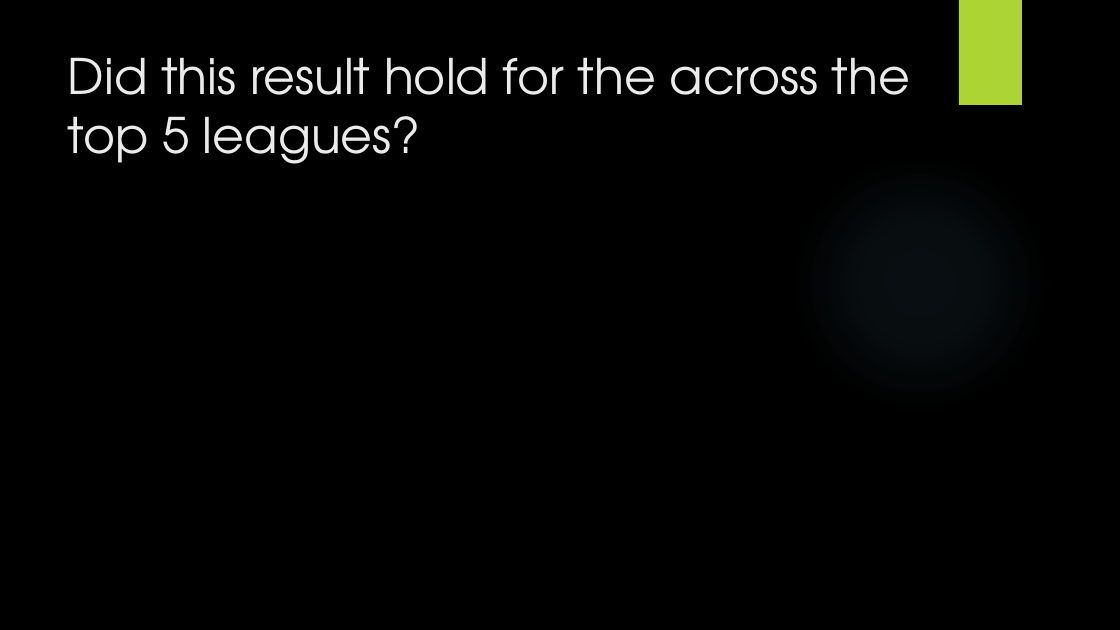
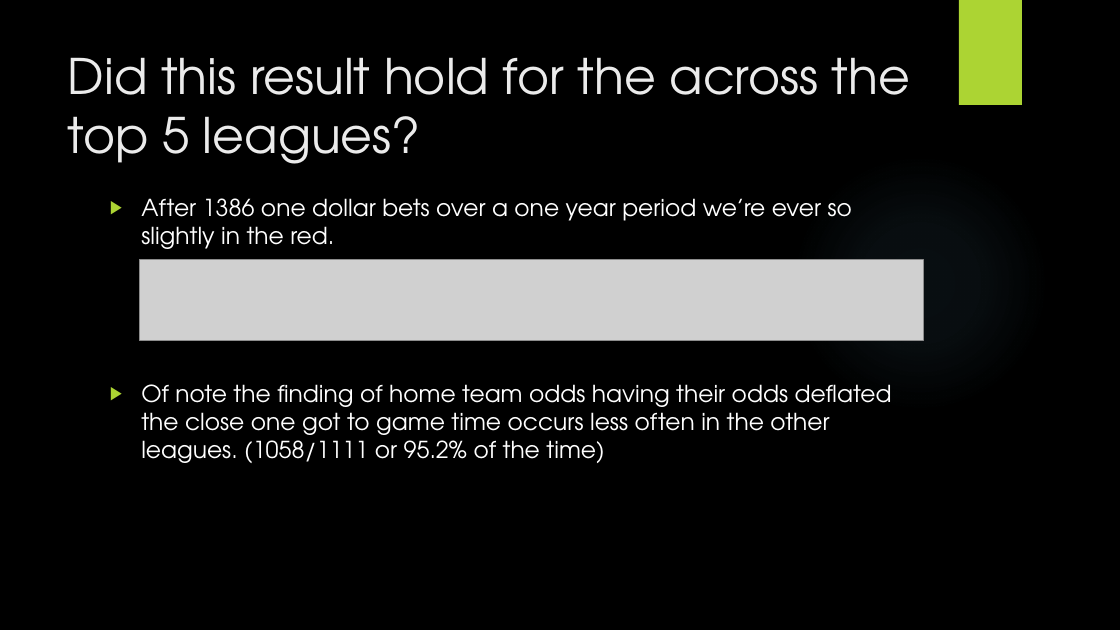
Before and after one commit to samerarbaji/project1, a slide deck: slide 12 of Cleansing/Project1/Sports Betting.pptx. Drawn at 1120x630 pixels with LibreOffice and Linux fonts; fonts in the diff are those of the drawing; grey boxes stand for pictures; background and template pictures are left out. Boxes give left, top, right and bottom in pixels: in the first picture for what was removed or moved away, otherwise in the second. Text is boxed around its words. In the diff, an @@ line names an element or a change of style, - is before the commit and + after.

```diff
--- a/Cleansing/Project1/Sports Betting.pptx
+++ b/Cleansing/Project1/Sports Betting.pptx
@@ text added at (141,198,892,463), 20 pt, text #FFFFFF @@
+▶ After 1386 one dollar bets over a one year period we’re ever so slightly in the red.
+▶ Of note the finding of home team odds having their odds deflated the close one got to game time occurs less often in the other leagues. (1058/1111 or 95.2% of the time)
@@ picture added at (139,259,923,340) @@
```
Also in this commit, not shown: 2 other slides changed, 2 other files.
